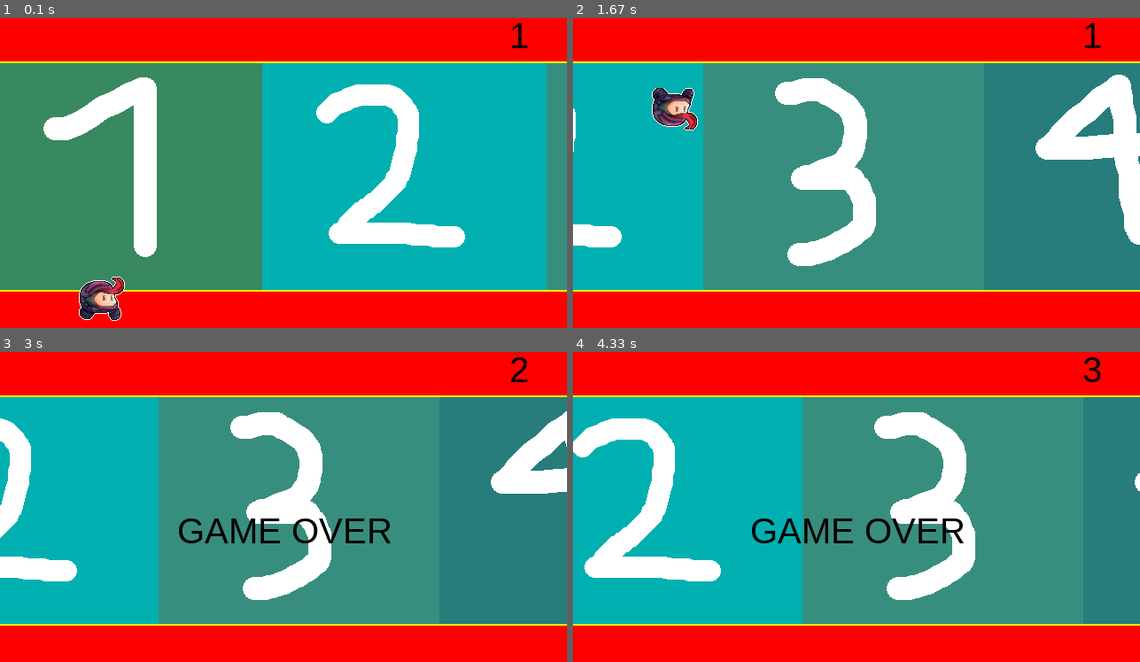
Above: before the commit, frames 1-4 (two rows, left to right).
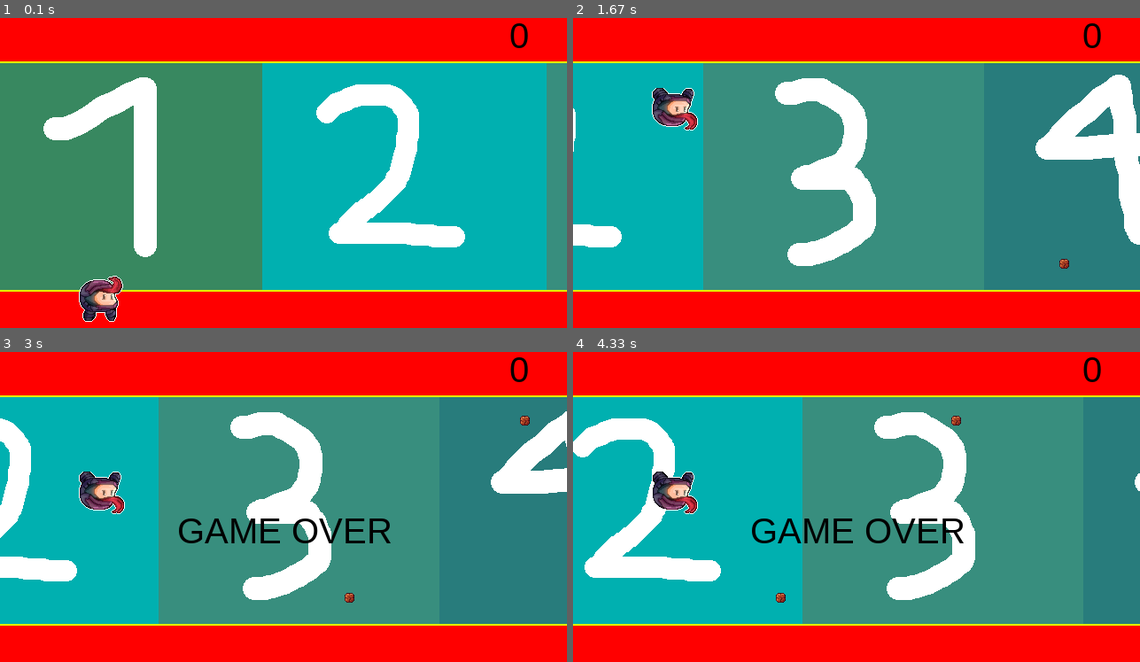
Above: after the commit, the same moments.

Repository: AP-Class-Activities/Final-Project-T-19
Game: pygame game, started from Main/main.py
Same seed, same stepped clock (60 frames per second), same inputs: the game is played once before the commit and once after it.
Inputs:
- Up to frame 1 (0.1 s): no input
- Up to frame 2 (1.67 s): hold Up 0.88-1.35 s; hold Down from 1.43 s (still down)
- Up to frame 3 (3 s): release Down at 1.73 s; tap K at 1.77 s
- Up to frame 4 (4.33 s): no input

The runs differ from the first frame. In frame 1, 0.7% of the frame differs, in the area x 13-94%, y 1-98%; in frame 2, 0.2%; in frame 3, 1.1%, in the area x 13-94%, y 1-81%; in frame 4, 1.0%.

Commit message:
- Added coin system + collison - Added coin spawner - Added coin sprites and sounds

Diff:
--- a/Main/main.py
+++ b/Main/main.py
@@ -32,7 +32,8 @@
 ############ test sound, music and gameover text
 a = 23
 gameover = makeLabel("GAME OVER",40,200,192,"black")
-s_jump = makeSound('sounds/Jump.wav')
+s_jump = makeSound('sounds/snd_jump.wav')
+s_coin = makeSound('sounds/snd_coin.wav')
 mus_test1 = makeSound('sounds/mus_inGame.wav')
 mus_test2 = makeSound('sounds/mus_inMenu.wav')
 #############
@@ -40,43 +41,41 @@
 
 class Player:
 
-    def __init__(self,xpos,ypos,grav,spr):
+    def __init__(self,xpos,ypos,width,height,grav,spr):
         self.alive = True
         self.xpos = xpos
         self.ypos = ypos
+        self.width = width
+        self.height = height
         self.grav = grav #har che ghadr bishtar bashe jazebe bishtare
         self.sprite = makeSprite(spr,frames=32) #akse player
         self.xgrav = 1 # age -1 beshe yani jazabe bar aks shode
         self.inAir = False #in vase ine ke vasat paridan natooni jazabe taghir bedi
         self.mg = "regG" # in nabashe player toye zamin fooroo mire (zamin kononie player ro taeen mikone)
-        showSprite(self.sprite)
+
         ##### marboot be animation
         self.frame = 0
         self.gframe = 8
-        self.theTime = clock()
+        self.localClock = clock()
         #
+        self.hitbox = (self.xpos - 5.5, self.ypos - 5.5, self.width, self.height)
         # self.a0 = False
         # self.a1 = False
     def spawn(self):
-
-        if self.theTime > self.theTime:  ##### marboot be animation
+        showSprite(self.sprite)
+        if clock() > self.localClock:  ##### marboot be animation
             self.frame = (self.frame+1)%self.gframe
-            self.theTime += 60
+            self.localClock += 60
 
         if self.alive: #check mikone ke player zende hast ya na
 
             #control player
 
             if (keyPressed("up") and self.inAir == False and self.mg == "regG"): #kelid bala ro bezanin player mipare bala. hamchenin check mikone ke 1.player toye hava nist 2.player roye zamine (2 baad taghir mikone)
-
                 playSound(s_jump)
-                print("Player is alive")
-                #transformSprite(self.sprite, 0, 1, hflip=True, vflip=True) #player ro bar aks mikone
                 self.xgrav = -1                                             #jazebe bar aks mishe
             elif (keyPressed("down") and self.inAir == False and self.mg == "revG"): #mesle ghabli vali baraye az bala be paeen omadane player (kelid paeen ro bezanim mipare paeen)
                 playSound(s_jump)
-                print("Player is alive")
-                #transformSprite(self.sprite, 0, 1, hflip=False, vflip=False)
                 self.xgrav = 1                                              #jazebe bar migarde halat addi
 
             self.ypos += (self.grav * self.xgrav) # mokhtasat y player ro hesab mikone
@@ -106,7 +105,6 @@
                     changeSpriteImage(self.sprite, 0 * 8 + self.frame)
                 elif self.mg == "revG" :
                     changeSpriteImage(self.sprite, 1 * 8 + self.frame)
-# middle 192
             elif self.inAir == True:
                 self.gframe = 4
                 if self.mg == "regG" :
@@ -116,8 +114,8 @@
                     #changeSpriteImage(self.sprite, 6 * 4 + self.frame)
                     changeSpriteImage(self.sprite, 27)
 
-    def draw(self):
-        pass
+            self.hitbox = (self.xpos - 25, self.ypos - 25, self.width, self.height)
+        #pygame.draw.rect(win, (0, 0, 255), self.hitbox, 2)
 
     def despawn(self): #player mimire va spritesh az bane mire
         if self.alive == True:
@@ -131,11 +129,81 @@
     def __init__(self,x,y):
         self.x = x
         self.y = y
+        self.localClock = clock()
+
     def spawnPlayer(self,player):
         player.spawn()
+
     def spawnCoin(self):
-        pass
-
+        global coinlist , x , Spr , Pt
+        Spr = "images/spr_coin1.png"
+        Pt = 5
+        RanY = [290,240,190,140,90]
+        SprList = ["images/spr_coin1.png" , "images/spr_coin2.png" , "images/spr_coin3.png" , "images/spr_coin4.png"]
+        Cchance = random.randrange(1,100)
+        RanTimer = random.randrange(500,7000)
+        if Cchance >= 55:
+            Spr = SprList[0]
+            Pt = 5
+        elif 29 < Cchance < 55:
+            Spr = SprList[1]
+            Pt = 10
+        elif 1 < Cchance < 15:
+            Spr = SprList[2]
+            Pt = 20
+        elif Cchance == 1:
+            Spr = SprList[3]
+            Pt = 200
+
+        if clock() > self.localClock:
+            self.localClock = clock() + RanTimer
+            coinlist.append(Coin(self.x, random.choice(RanY),11,11, Spr, Pt))
+        for x in coinlist:
+            x.spawn()
+            if x.collide(pl.hitbox):
+                coinlist.pop(coinlist.index(x))
+                killSprite(x.sprite)
+                playSound(s_coin)
+                x.collected = True
+                scoreboard.Addscore(x.point)
+
+
+
+
+
+
+
+
+class Coin:
+    def __init__(self,xpos,ypos,width,height,spr,point):
+        self.xpos = xpos
+        self.ypos = ypos
+        self.width = width
+        self.height = height
+        self.sprite = makeSprite(spr)
+        self.point = point
+        self.collected = False
+        self.hitbox = (self.xpos, self.ypos, self.width, self.height)
+
+    def spawn(self):
+
+        if self.collected == False:
+            showSprite(self.sprite)
+            self.xpos -= 2
+            moveSprite(self.sprite, self.xpos, self.ypos, True)
+        if self.xpos < 0:
+            killSprite(self.sprite)
+            self.collected = True
+
+        self.hitbox = (self.xpos - 5.5, self.ypos - 5.5, self.width, self.height)
+        # pygame.draw.rect(win, (0, 0, 255), self.hitbox, 2)
+
+
+    def collide(self, rect):
+        if rect[0] + rect[2] > self.hitbox[0] and rect[0] < self.hitbox[0] + self.hitbox[2]:
+            if rect[1] + rect[3] > self.hitbox[1] and rect[1] < self.hitbox[1] + self.hitbox[3]:
+                return True
+        return False
 
 
 class ScoreSystem:
@@ -155,21 +223,41 @@
     def draw(self):
         showLabel(self.body)
 
-
-
-
-
-
-pl = Player(112,322,7,"images/SPR_NINJA.png")
+class Enemy:
+    def __init__(self,xpos,ypos,spr):
+        self.xpos = xpos
+        self.ypos = ypos
+        self.sprite = makeSprite(spr)
+
+class MusicPlayer:
+    pass
+
+
+
+global pl
+pl = Player(112,322,45,45,7,"images/SPR_NINJA.png")
+
 spawnerP = Spawner(112,322)
-
+spawnerC = Spawner(750,322)
+
+global scoreboard
 scoreboard = ScoreSystem(575,10,40)
 scoreboard.draw()
 
+c = Coin(-999, -999,11,11, "images/spr_coin2.png", 20)
+coinlist = [c]
+
 playSound(mus_test1,loops=-1) #turn to class (music player)
 run = True
 
+
+
 while run:
+
+    spawnerP.spawnPlayer(pl)
+    spawnerC.spawnCoin()
+
+
 
     # if (keyPressed("left")): #in size windows ro tagheer mide. shayad be dard bokhore baadan.
     #     W , H = H , W
@@ -187,7 +275,7 @@
     #     bgs = 0
 
     scrollBackground(scrollSpeed, 0) #harekate background
-    spawnerP.spawnPlayer(pl)
+
     ############################
 
     if (keyPressed("k")): #kelid k = koshtan player
@@ -198,9 +286,10 @@
     if (keyPressed("s")):
         scoreboard.Addscore(1)
 
-    if clock() > targetTime:  # in ye timer hast vase baad
-        targetTime = clock() + 2000
-        scoreboard.Addscore(1)
+    # if clock() > targetTime:
+    #     targetTime = clock() + 2000
+    #     scoreboard.Addscore(1)
+
 
 
     tick(60) #fps
Binary file added: Main/images/spr_coin1.png
Binary file added: Main/images/spr_coin2.png
Binary file added: Main/images/spr_coin3.png
Binary file added: Main/images/spr_coin4.png
Not shown, added: Main/sounds/snd_coin.wav
Not shown, added: Main/sounds/snd_jump.wav
